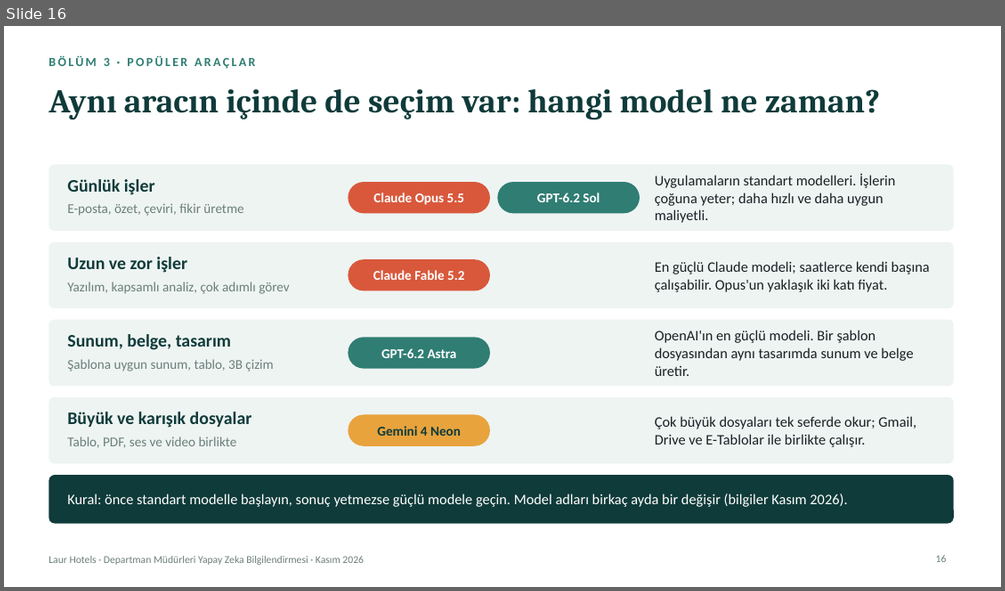
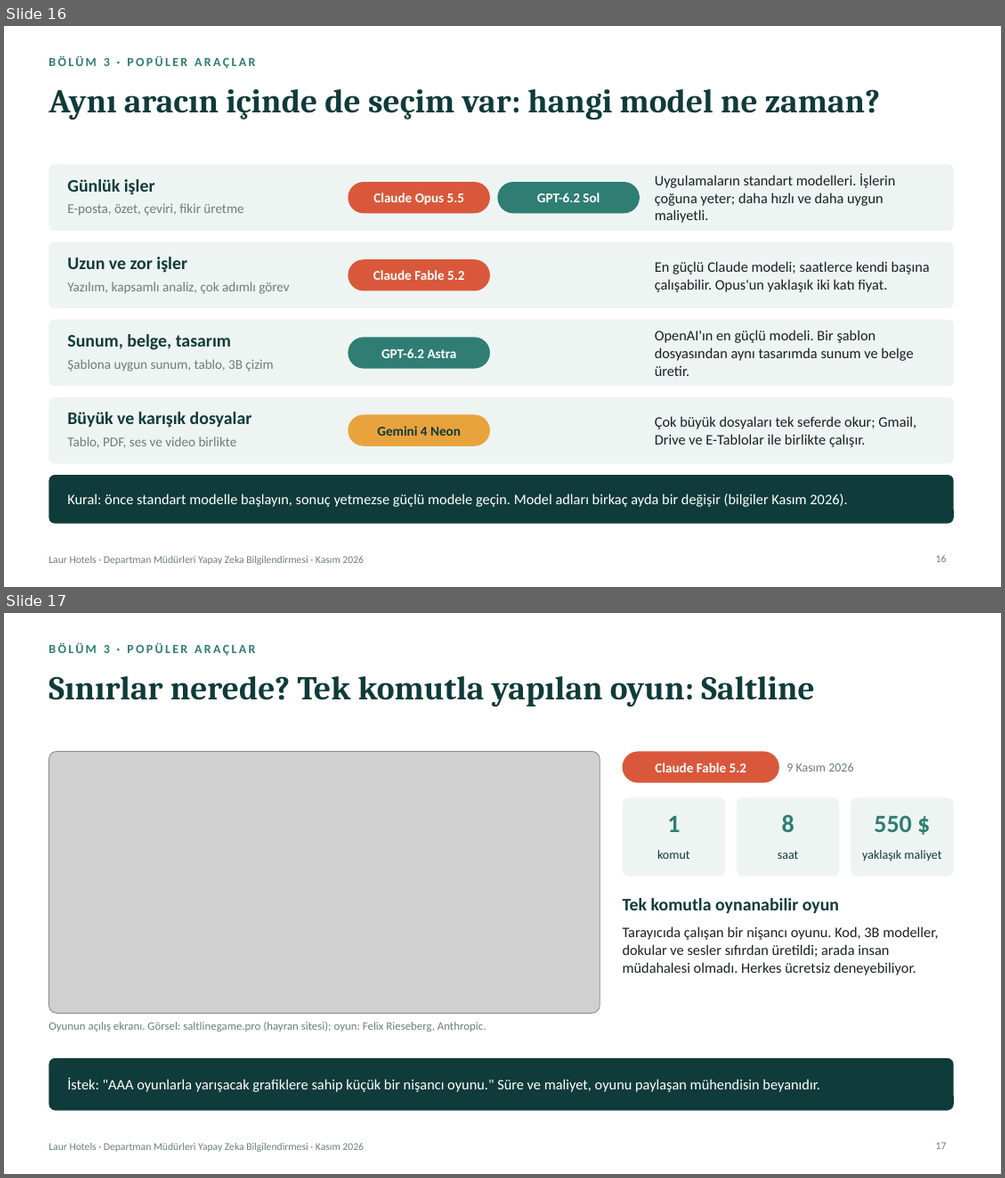
Before and after one commit to cmax-code/First-Repo, a slide deck: Yapay-Zeka-Mudurler-Sunumu-v2.pptx. Shown one above the other, each under a label of ours: slide 16 before the commit, slides 16 and 17 after it. The pictures are 1005x591 and 1005x1178 pixels, drawn with LibreOffice and Linux fonts; fonts in the diff are those of the drawing; grey boxes stand for pictures. Boxes give left, top, right and bottom in pixels: in the first picture for what was removed or moved away, otherwise in the second. Text is boxed around its words. In the diff, an @@ line names an element or a change of style, - is before the commit and + after.

```diff
--- a/Yapay-Zeka-Mudurler-Sunumu-v2.pptx
+++ b/Yapay-Zeka-Mudurler-Sunumu-v2.pptx
@@ slide 17 added at (x1=4, y1=613, x2=1001, y2=1174), background #FFFFFF; not listed: 1 template element that a slide beside it also shows @@
@@ text added at (x1=48, y1=643, x2=255, y2=656), 12 pt, text #2F7D73, bold @@
+BÖLÜM 3 · POPÜLER ARAÇLAR
@@ title added at (x1=48, y1=676, x2=815, y2=706), 32 pt, text #0F3B3A, bold @@
+Sınırlar nerede? Tek komutla yapılan oyun: Saltline
@@ picture added at (x1=48, y1=751, x2=600, y2=1013) @@
@@ rounded rectangle added at (x1=623, y1=751, x2=779, y2=783), fill #D9583B @@
@@ text added at (x1=655, y1=763, x2=746, y2=772), 13 pt, text #FFFFFF, bold @@
+Claude Fable 5.2
@@ text added at (x1=786, y1=763, x2=853, y2=771), 12 pt, text #6B7F7B @@
+9 Kasım 2026
@@ rounded rectangle added at (x1=623, y1=798, x2=726, y2=876), fill #EEF4F2 @@
@@ rounded rectangle added at (x1=736, y1=798, x2=840, y2=876), fill #EEF4F2 @@
@@ rounded rectangle added at (x1=850, y1=798, x2=954, y2=876), fill #EEF4F2 @@
@@ text added at (x1=667, y1=816, x2=680, y2=832), 24 pt, text #2F7D73, bold @@
+1
@@ text added at (x1=782, y1=814, x2=794, y2=832), 24 pt, text #2F7D73, bold @@
+8
@@ text added at (x1=874, y1=815, x2=912, y2=832), 24 pt, text #2F7D73, bold @@
+550 $
@@ text added at (x1=657, y1=850, x2=689, y2=859), 12 pt, text #0F3B3A @@
+komut
@@ text added at (x1=777, y1=851, x2=798, y2=859), 12 pt, text #0F3B3A @@
+saat
@@ text added at (x1=862, y1=850, x2=941, y2=861), 12 pt, text #0F3B3A @@
+yaklaşık maliyet
@@ text added at (x1=623, y1=898, x2=839, y2=913), 17 pt, text #0F3B3A, bold @@
+Tek komutla oynanabilir oyun
@@ text added at (x1=623, y1=926, x2=938, y2=975), 14 pt, text #1B1F24 @@
+Tarayıcıda çalışan bir nişancı oyunu. Kod, 3B modeller, dokular ve sesler sıfırdan üretildi; arada insan müdahalesi olmadı. Herkes ücretsiz deneyebiliyor.
@@ text added at (x1=48, y1=1022, x2=486, y2=1031), 11 pt, text #6B7F7B @@
+Oyunun açılış ekranı. Görsel: saltlinegame.pro (hayran sitesi); oyun: Felix Rieseberg, Anthropic.
@@ rounded rectangle added at (x1=48, y1=1058, x2=954, y2=1111), fill #0F3B3A @@
@@ text added at (x1=67, y1=1078, x2=819, y2=1092), 14 pt, text #FFFFFF @@
+İstek: "AAA oyunlarla yarışacak grafiklere sahip küçük bir nişancı oyunu." Süre ve maliyet, oyunu paylaşan mühendisin beyanıdır.
@@ page number added at (x1=936, y1=1142, x2=947, y2=1149), 10 pt, text #6B7F7B @@
+17
```
Also in this commit, not shown: 1 slide changed.
